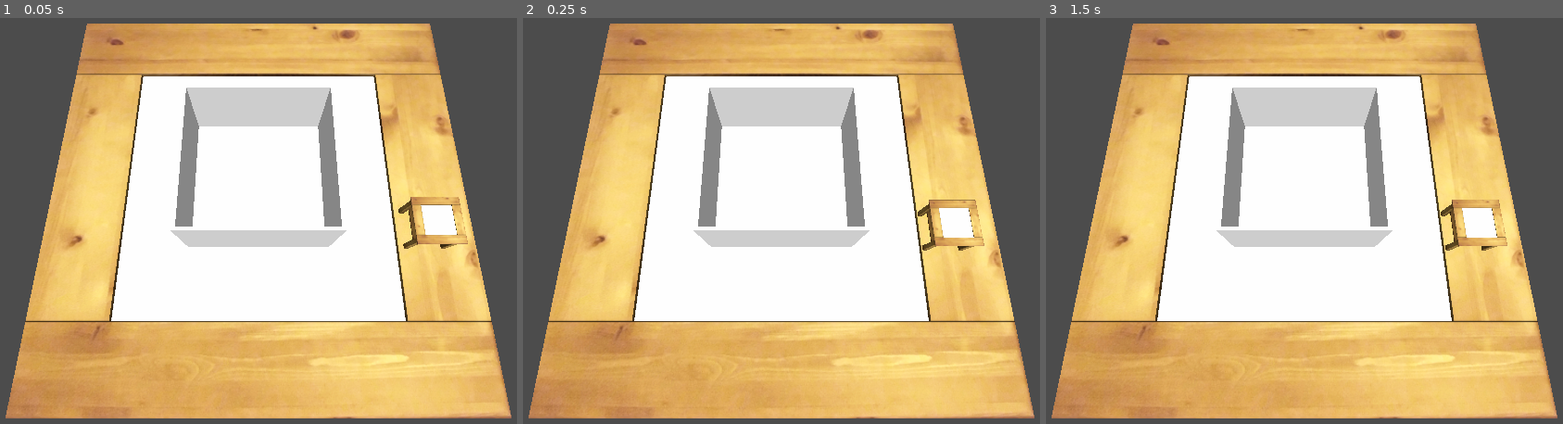
Above: before the commit, frames 1-3 (left to right).
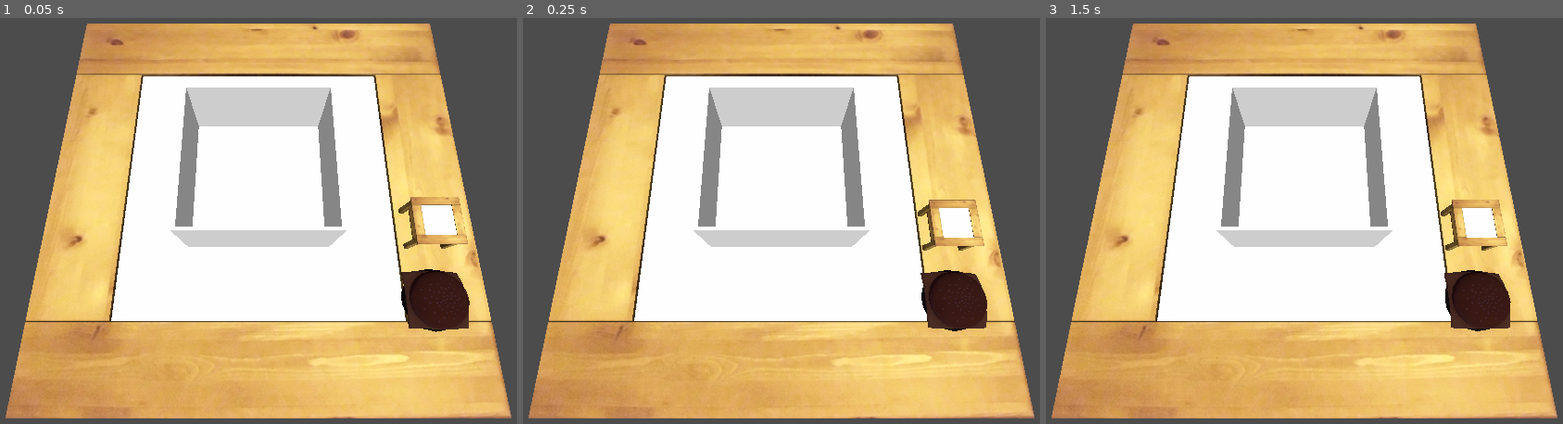
Above: after the commit, the same moments.

Repository: drkitt/packitt
Game: Godot game, scene res://SortingScreen.tscn
The game is run twice, just before and just after one commit, with the same random seed, the same clock (stepped at 60 frames per second) and the same inputs.
Inputs (mouse positions are in pixels of both pictures, inside the frame that each line leads up to):
- Up to frame 1 (0.05 s): no input
- Up to frame 2 (0.25 s): no input
- Up to frame 3 (1.5 s): tap Enter at 0.5 s; move the mouse to (1469, 196) at 0.52 s; click (1469, 196) at 0.67 s; tap Space at 1.25 s; drag from (1154, 237) to (1268, 302) at 1.27 s

The runs differ from the first frame. In frame 1, 1.7% of the frame differs, in the area x 77-91%, y 61-78%; in frame 2, 1.6%; in frame 3, 1.6%.

Commit message:
Burger time

Diff:
--- a/CSSA Game Jam 2022/SortingScreen.tscn
+++ b/CSSA Game Jam 2022/SortingScreen.tscn
@@ -1,9 +1,10 @@
-[gd_scene load_steps=8 format=2]
+[gd_scene load_steps=9 format=2]
 
 [ext_resource path="res://models/table/Wood_Table_C_2.jpg" type="Texture" id=1]
 [ext_resource path="res://models/table/Wood_Table.obj" type="ArrayMesh" id=2]
 [ext_resource path="res://Wiggler.tscn" type="PackedScene" id=3]
 [ext_resource path="res://draggables/Table.tscn" type="PackedScene" id=4]
+[ext_resource path="res://draggables/Burger.tscn" type="PackedScene" id=5]
 
 [sub_resource type="Environment" id=1]
 ambient_light_color = Color( 1, 1, 1, 1 )
@@ -41,3 +42,6 @@
 
 [node name="DraggableTable" parent="." instance=ExtResource( 4 )]
 transform = Transform( 1, 0, 0, 0, 1, 0, 0, 0, 1, 2.4156, 1.86359, 0.79412 )
+
+[node name="Burger" parent="." instance=ExtResource( 5 )]
+transform = Transform( 0.125, 0, 0, 0, 0.125, 0, 0, 0, 0.125, 2.40124, 1.67193, 1.81821 )
--- /dev/null
+++ b/CSSA Game Jam 2022/draggables/Burger.tscn
@@ -0,0 +1,27 @@
+[gd_scene load_steps=5 format=2]
+
+[ext_resource path="res://draggables/drag_it.gd" type="Script" id=1]
+[ext_resource path="res://models/burger/burger.obj" type="ArrayMesh" id=2]
+[ext_resource path="res://addons/DragDrop3D/Draggable.gd" type="Script" id=3]
+
+[sub_resource type="BoxShape" id=1]
+extents = Vector3( 3.27068, 1, 3.29068 )
+
+[node name="Burger" type="Spatial"]
+transform = Transform( 0.125, 0, 0, 0, 0.125, 0, 0, 0, 0.125, 0, 0, 0 )
+script = ExtResource( 1 )
+
+[node name="RigidBody" type="RigidBody" parent="."]
+
+[node name="Draggable" type="Node" parent="RigidBody"]
+script = ExtResource( 3 )
+
+[node name="burger" type="MeshInstance" parent="RigidBody"]
+mesh = ExtResource( 2 )
+material/0 = null
+
+[node name="CollisionShape" type="CollisionShape" parent="RigidBody"]
+transform = Transform( 1, 0, 0, 0, 1, 0, 0, 0, 1, 0, 2.25776, 0 )
+shape = SubResource( 1 )
+
+[connection signal="drag_move" from="RigidBody/Draggable" to="." method="_on_Draggable_drag_move"]
--- a/CSSA Game Jam 2022/draggables/Table.tscn
+++ b/CSSA Game Jam 2022/draggables/Table.tscn
@@ -14,18 +14,18 @@
 [node name="Spatial" type="Spatial"]
 script = ExtResource( 4 )
 
-[node name="KinematicBody" type="RigidBody" parent="."]
+[node name="RigidBody" type="RigidBody" parent="."]
 
-[node name="Draggable" type="Node" parent="KinematicBody"]
+[node name="Draggable" type="Node" parent="RigidBody"]
 script = ExtResource( 1 )
 
-[node name="CollisionShape" type="CollisionShape" parent="KinematicBody"]
+[node name="CollisionShape" type="CollisionShape" parent="RigidBody"]
 transform = Transform( 1, 0, 0, 0, 1.02184, 0, 0, 0, 1, 0, 0.236673, 0 )
 shape = SubResource( 2 )
 
-[node name="TableMesh" type="MeshInstance" parent="KinematicBody"]
+[node name="TableMesh" type="MeshInstance" parent="RigidBody"]
 mesh = ExtResource( 3 )
 material/0 = SubResource( 1 )
 material/1 = null
 
-[connection signal="drag_move" from="KinematicBody/Draggable" to="." method="_on_Draggable_drag_move"]
+[connection signal="drag_move" from="RigidBody/Draggable" to="." method="_on_Draggable_drag_move"]
